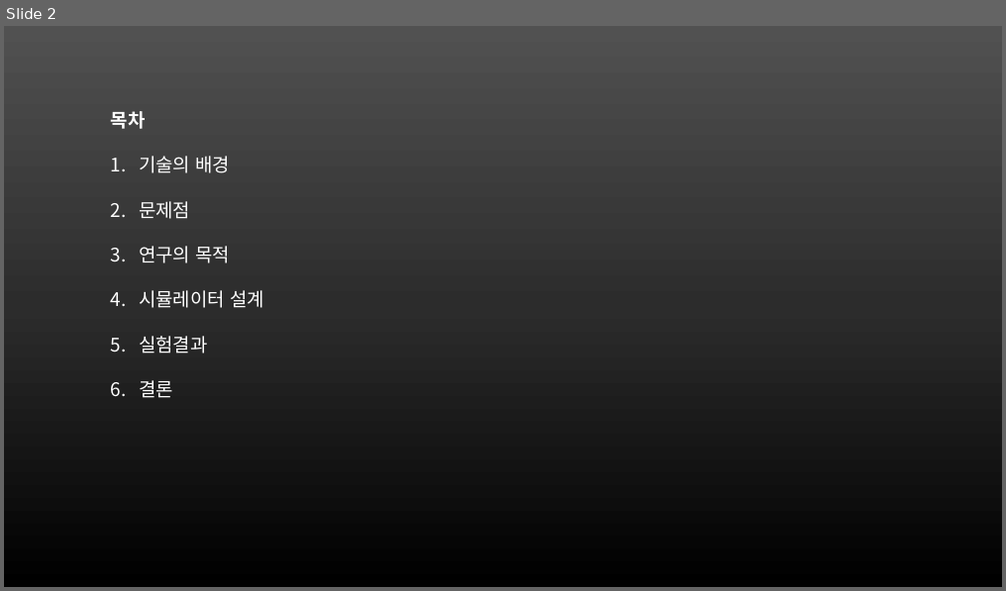
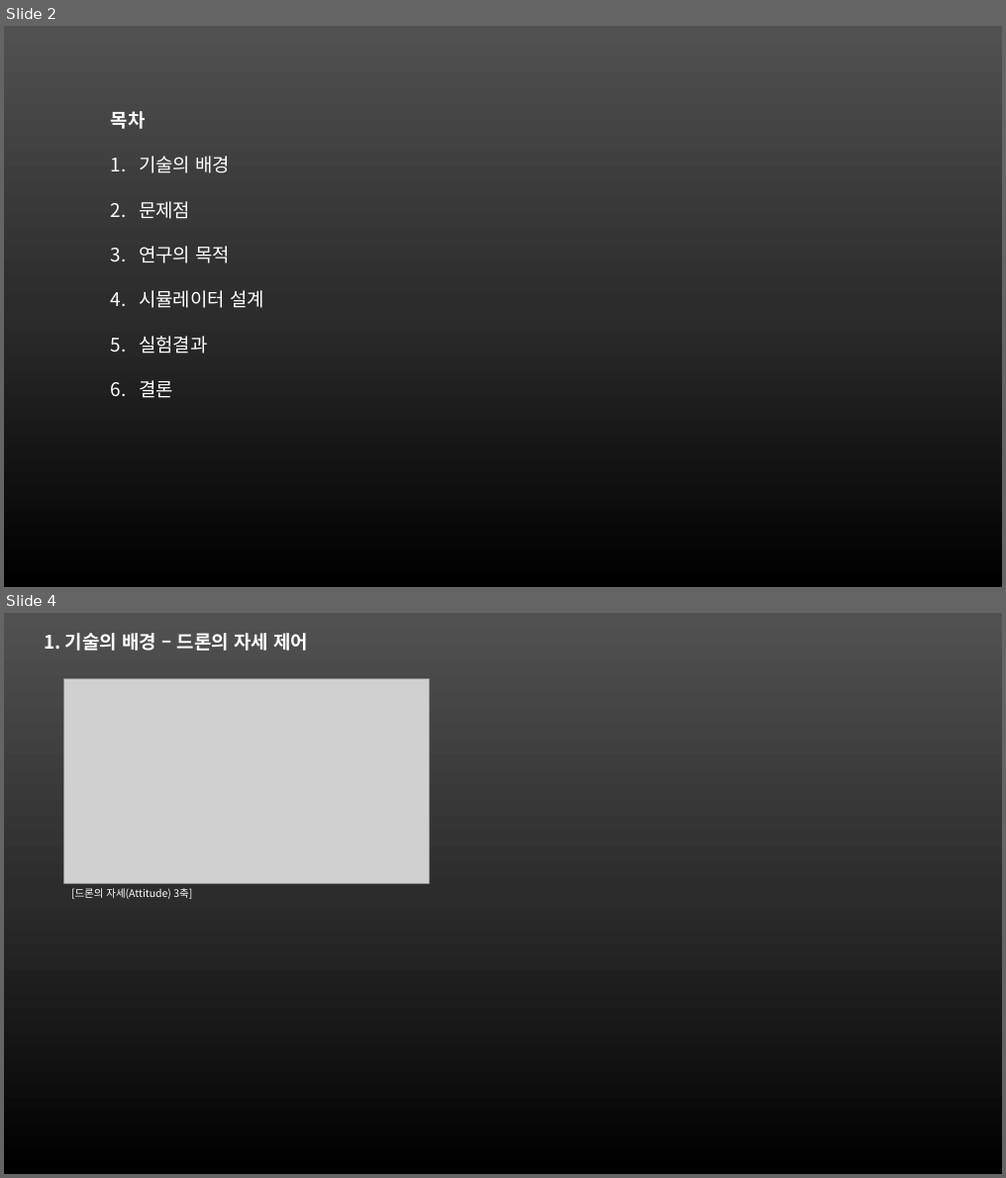
Before and after one commit to noztosky/sim25, a slide deck: x_memory/docs2/논문연구I-발표자료.pptx. Shown one above the other, each under a label of ours: slide 2 before the commit, slides 2 and 4 after it; the slides between them are not shown. The pictures are 1006x591 and 1006x1178 pixels, drawn with LibreOffice and Linux fonts; fonts in the diff are those of the drawing; grey boxes stand for pictures. Boxes give left, top, right and bottom in pixels: in the first picture for what was removed or moved away, otherwise in the second. Text is boxed around its words. In the diff, an @@ line names an element or a change of style, - is before the commit and + after.

```diff
--- a/x_memory/docs2/논문연구I-발표자료.pptx
+++ b/x_memory/docs2/논문연구I-발표자료.pptx
@@ slide 4 added at (4,613,1002,1174), background gradient #515151 to #2E2E2E to #000000 @@
@@ text added at (44,633,308,651), 18 pt, text #FFFFFF, bold @@
+1. 기술의 배경 – 드론의 자세 제어
@@ picture added at (63,679,430,884) @@
@@ text added at (71,888,192,899), 10 pt, text #FFFFFF @@
+[드론의 자세(Attitude) 3축]
```
Also in this commit, not shown: 1 slide changed, 1 other slide added.
